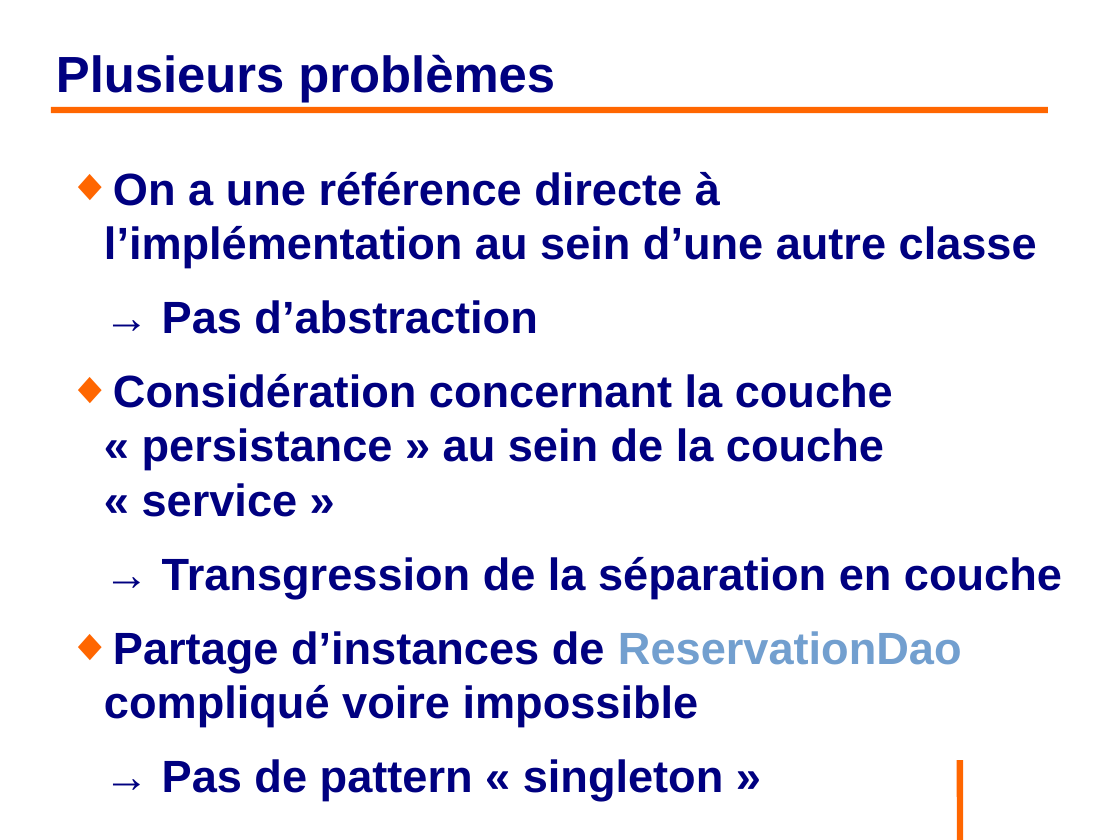
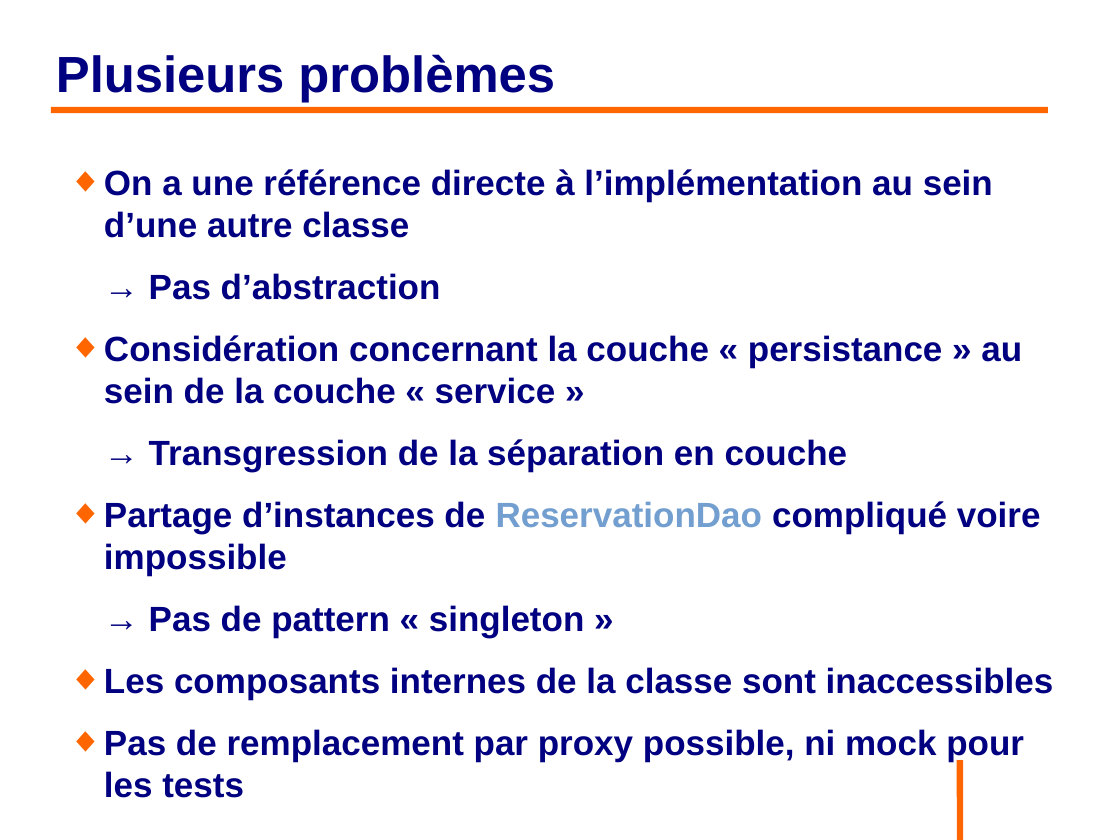
Before and after one commit to philphils/formation-spring, a slide deck: slide 22 of Documentation/diapo_formation_spring.odp. Drawn at 1120x840 pixels with LibreOffice and Linux fonts; fonts in the diff are those of the drawing; background and template pictures are left out. Boxes give left, top, right and bottom in pixels: in the first picture for what was removed or moved away, otherwise in the second. Text is boxed around its words. In the diff, an @@ line names an element or a change of style, - is before the commit and + after.

```diff
--- a/Documentation/diapo_formation_spring.odp
+++ b/Documentation/diapo_formation_spring.odp
@@ text at bbox=[104, 169, 1041, 637]: size 32 to 24.8 pt in "On a une référence directe à l’implémentation ...", "→ Pas d’abstraction", "Considération concernant la couche « persistance » ...", "→ Transgression de la séparation en couche" and 2 more places @@
@@ text at bbox=[104, 667, 1054, 798]: paragraphs added @@
+◆ Les composants internes de la classe sont inaccessibles
+◆ Pas de remplacement par proxy possible, ni mock pour les tests
```
Also in this commit, not shown: 5 other slides changed.
